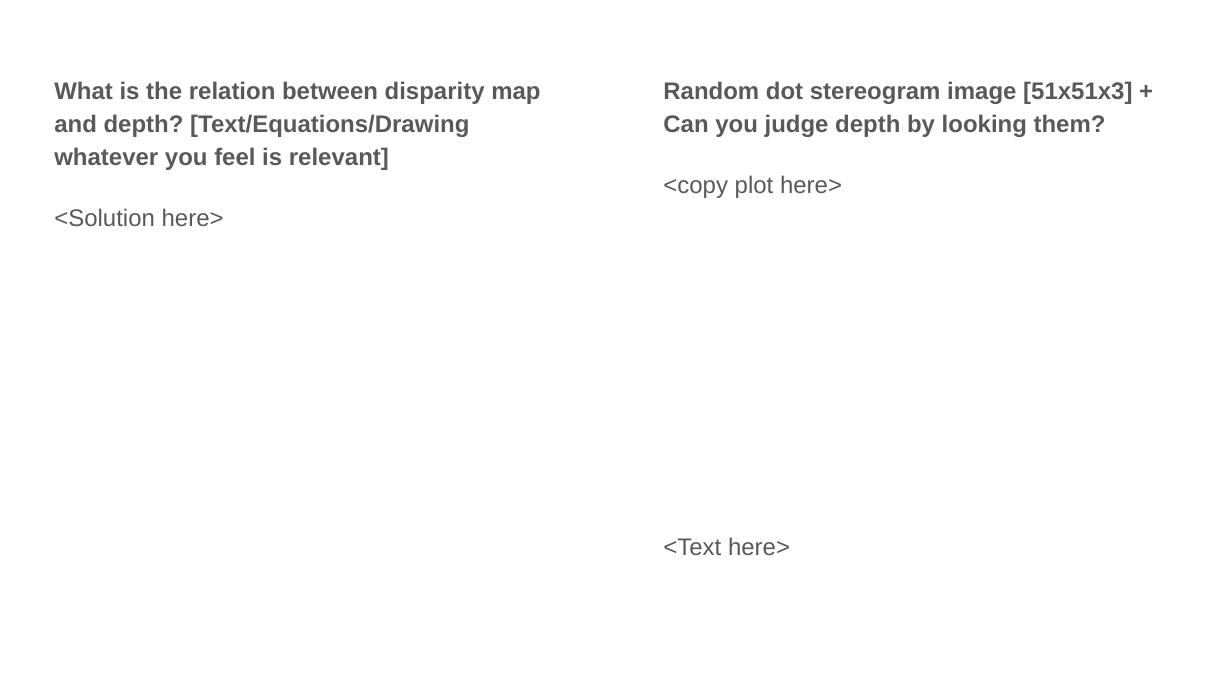
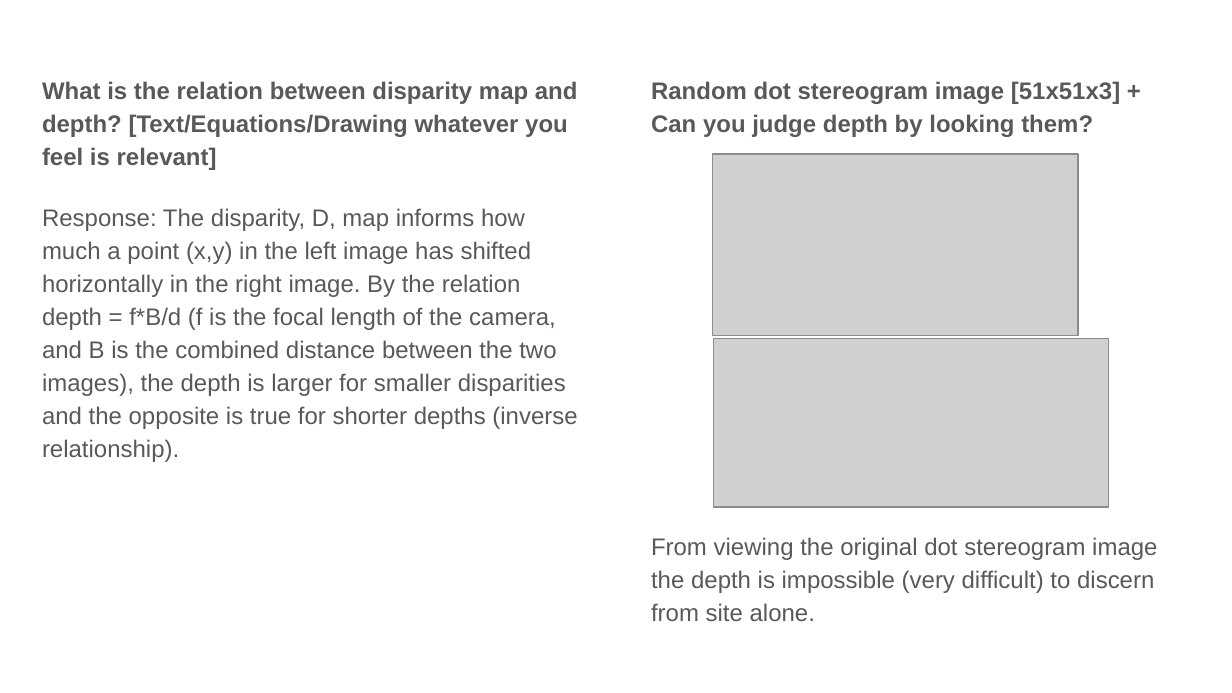
Before and after one commit to CasuallyAlive/Computer_Vision_Projects, a slide deck: slide 2 of src/proj5_6320/proj5_template.pptx. Drawn at 1232x693 pixels with LibreOffice and Linux fonts; fonts in the diff are those of the drawing; grey boxes stand for pictures. Boxes give left, top, right and bottom in pixels: in the first picture for what was removed or moved away, otherwise in the second. Text is boxed around its words. In the diff, an @@ line names an element or a change of style, - is before the commit and + after.

```diff
--- a/src/proj5_6320/proj5_template.pptx
+++ b/src/proj5_6320/proj5_template.pptx
@@ picture added at (712, 154, 1078, 335) @@
@@ text at (42, 208, 577, 462): text changed @@
-<Solution here>
+Response: The disparity, D, map informs how much a point (x,y) in the left image has shifted horizontally in the right image. By the relation depth = f*B/d (f is the focal length of the camera, and B is the combined distance between the two images), the depth is larger for smaller disparities and the opposite is true for shorter depths (inverse relationship).
@@ picture added at (713, 339, 1109, 508) @@
@@ text at (651, 537, 1157, 621): text changed @@
-<copy plot here>
-<Text here>
+From viewing the original dot stereogram image the depth is impossible (very difficult) to discern from site alone.
```
Also in this commit, not shown: 9 other slides changed, 1 slide added, 1 slide removed, 9 other files.
